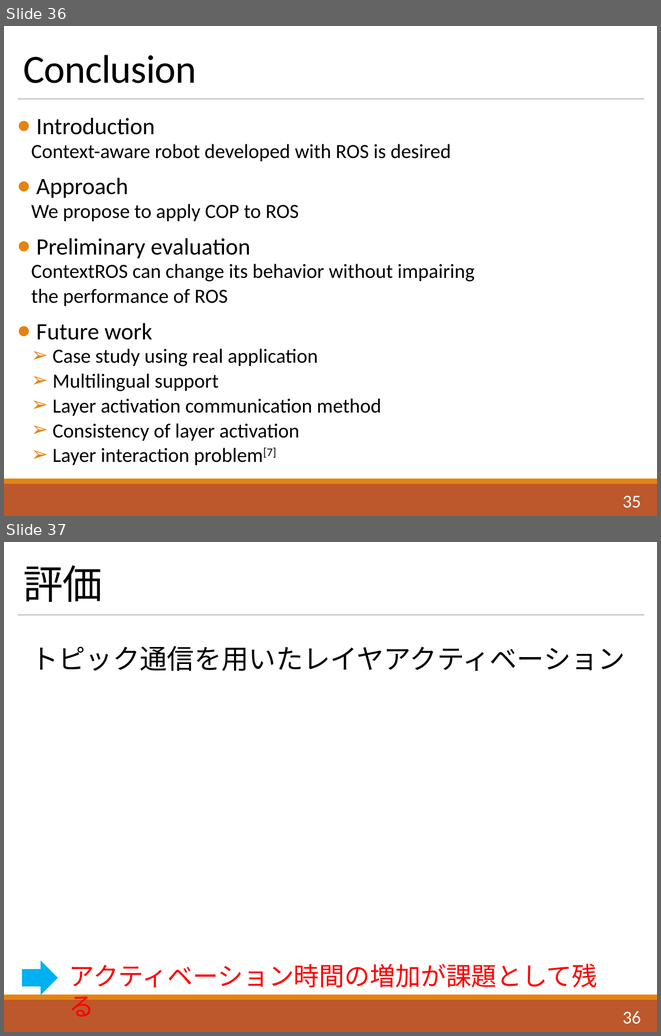
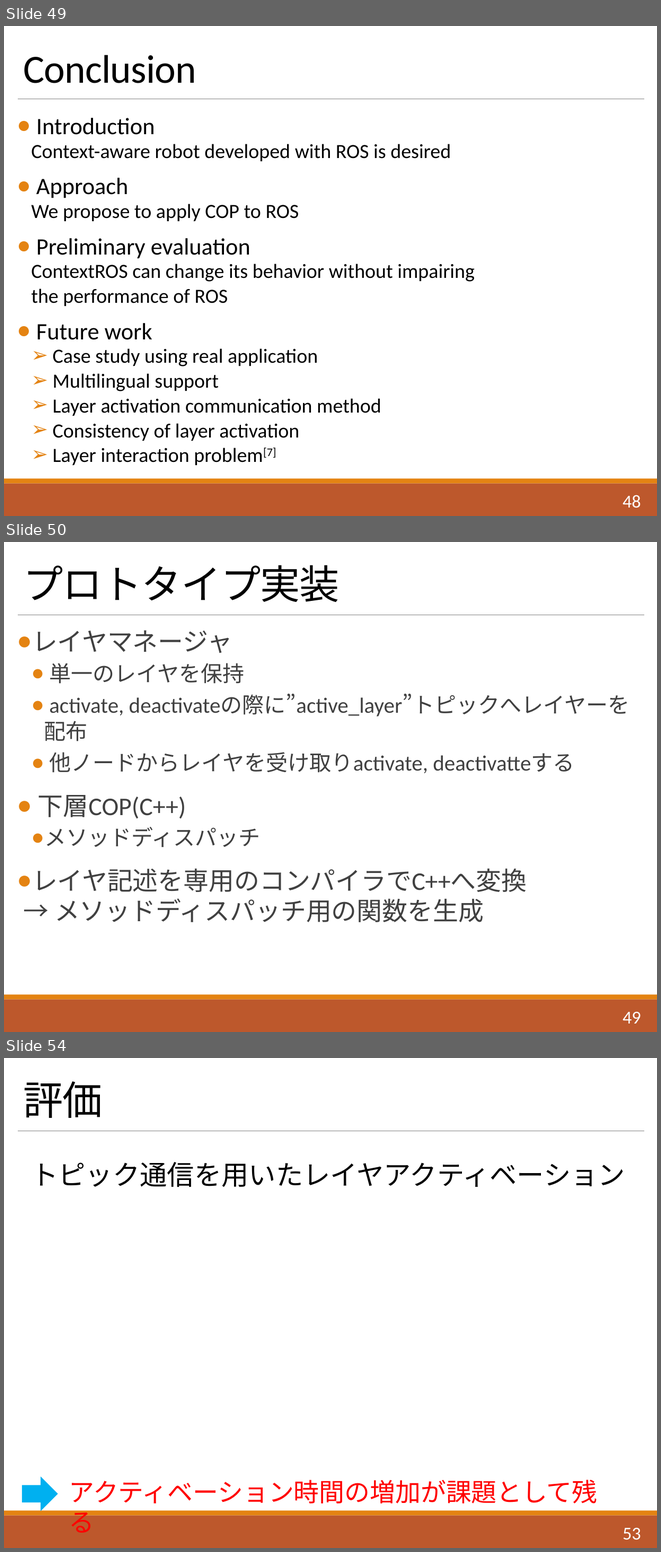
Before and after one commit to Saeki1120/Document, a slide deck: FLS/1120/ContextROS.pptx. Shown one above the other, each under a label of ours: slides 36 and 37 before the commit, slides 49, 50 and 54 after it; the slides between them are not shown. The pictures are 661x1036 and 661x1552 pixels, drawn with LibreOffice and Linux fonts; fonts in the diff are those of the drawing. Boxes give left, top, right and bottom in pixels: in the first picture for what was removed or moved away, otherwise in the second. Text is boxed around its words. In the diff, an @@ line names an element or a change of style, - is before the commit and + after.

```diff
--- a/FLS/1120/ContextROS.pptx
+++ b/FLS/1120/ContextROS.pptx
@@ slide 50 added at box(4, 542, 657, 1032), background #FFFFFF; not listed: 3 template elements that a slide beside it also shows @@
@@ title added at box(24, 565, 340, 602), 44 pt, text #000000 @@
+プロトタイプ実装
@@ text added at box(32, 630, 630, 922), 24 pt, text #404040 @@
+● レイヤマネージャ
+  ● 単一のレイヤを保持
+  ● activate, deactivateの際に”active_layer”トピックへレイヤーを配布
+  ● 他ノードからレイヤを受け取りactivate, deactivatteする
+● 下層COP(C++)
+  ● メソッドディスパッチ
+● レイヤ記述を専用のコンパイラでC++へ変換
+  → メソッドディスパッチ用の関数を生成
@@ page number added at box(623, 1012, 641, 1023), 20 pt, text #FFFFFF @@
+49
@@ what was slide 36 is now slide 49 @@
@@ page number at box(623, 495, 641, 508): text changed @@
-35
+48
@@ what was slide 37 is now slide 54 @@
@@ page number at box(623, 1527, 641, 1540): text changed @@
-36
+53
```
Also in this commit, not shown: 3 slides changed, 16 other slides added.
